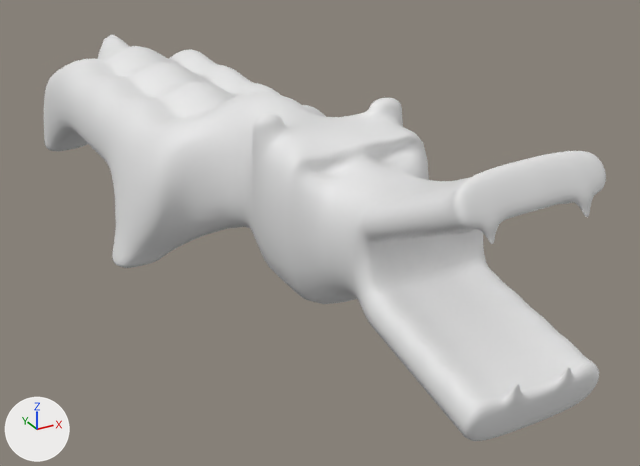
Before and after pictures for a commit that changed the Blender file CrocoBrush/Assets/CrocoBrush/Models/croco.blend.
Before and after are seen from a 50 mm lens placed at (-6.44, -13.03, 7.68), pointed at (1.07, 0.62, 0.85). Lighting does not change. The marker at lower left points along +X, +Y and +Z.

The scene before the commit, as lines of its bpy script (objects in view):
```python
me_cube = bpy.data.meshes.new('Cube')
me_cube.from_pydata(...)  # 592 vertices, 607 faces; spans x -2.6..2.3, y -6.6..10.9, z -2.4..2.1
me_cube.polygons.foreach_set('use_smooth', [True] * 607)
# faces by material slot: [446, 36, 125]
me_cube.materials.append(mat_crocodile)  # white #e7e7e7
me_cube.materials.append(mat_tooth)  # white #e7e7e7
me_cube.materials.append(mat_mouth)  # white #e7e7e7
ob_cube = bpy.data.objects.new('Cube', me_cube)
ob_cube.location = (0.0, 0.0, 2.46)
_m = ob_cube.modifiers.new('Subsurf', 'SUBSURF')
_m.levels = 2
```
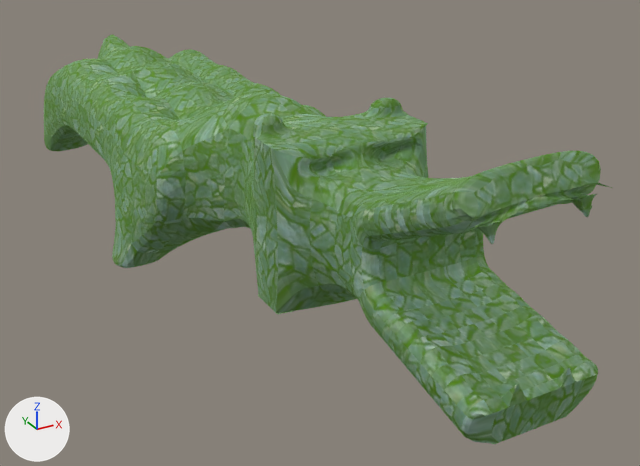
Changed parts and their boxes [x1, y1, x2, y2] in the pictures (640 x 466 px; the box of a moved part takes in the faces that stretch with it):
'Cube', reshaped
    before: [44, 35, 606, 441]
    after: [44, 35, 612, 444]
part 1 of me_cube, moved or reshaped
    before: [251, 118, 606, 440]
    after: [254, 115, 612, 443]
part 2 of me_cube, recoloured (white to green)
    both: [44, 35, 597, 441]
part 3 of me_cube, recoloured (grey to green)
    both: [480, 194, 595, 405]
part 4 of me_cube, recoloured (white to green)
    both: [379, 202, 585, 400]

Patch to the scene script:
```diff
--- a/CrocoBrush/Assets/CrocoBrush/Models/croco.blend.py
+++ b/CrocoBrush/Assets/CrocoBrush/Models/croco.blend.py
@@ img_croco_skin_texture_png_001 @@
+img_croco_skin_texture_png_001 = load_image('croco_skin_texture.png.001', '../Graphics/Textures/Background/croco_skin_texture.png', 1920, 1080, 'sRGB')
@@ mat_material_013 @@
+mat_material_013 = bpy.data.materials.new('Material.013')
+# colours: green #9ae739
+# uses the picture img_croco_skin_texture_png_001
@@ me_cube @@
 # used by ob_cube; location = (0.0, 0.0, 2.46)
-me_cube.from_pydata(...)  # 592 vertices, 607 faces; spans x -2.6..2.3, y -6.6..10.9, z -2.4..2.1
+me_cube.from_pydata(...)  # 648 vertices, 638 faces, 2 loose edges; spans x -2.6..2.3, y -6.6..10.9, z -2.4..2.1
+# me_cube part 1
+# 2 vertices are removed from x -0.7..0.7, y -2.2, z 1.3
+# 126 faces are deleted
+# 40 vertices are added at x -0.5..0.5, y -6.6..-4.0, z -0.7..1.9
+# 18 new vertices lie (-0.5, 0.0, 0.0) away from vertices in x 0.0..1.0, y -5.9..-4.0, z 1.0..1.9
+# 2 loose edges are added
+# 157 new faces join them
+# me_cube part 2: 376 faces spanning x -2.6..2.3, y -6.6..10.9, z -2.4..2.1 switch from mat_crocodile (white #e7e7e7) to mat_material_013
+# me_cube part 3: 36 faces spanning x -0.8..0.7, y -6.6..-6.2, z -0.7..1.6 switch from mat_tooth (white #e7e7e7) to mat_material_013
+# me_cube part 4: 100 faces spanning x -0.8..0.8, y -6.5..-4.2, z -0.6..1.6 switch from mat_mouth (white #e7e7e7) to mat_material_013
```
